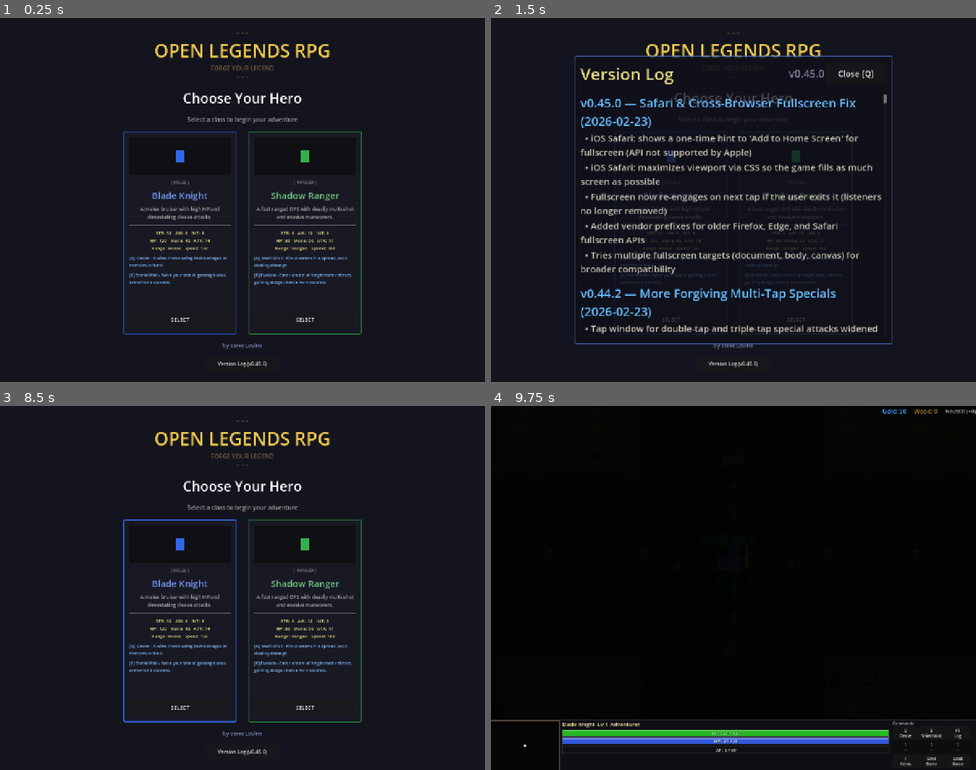
Above: before the commit, frames 1-4 (two rows, left to right).
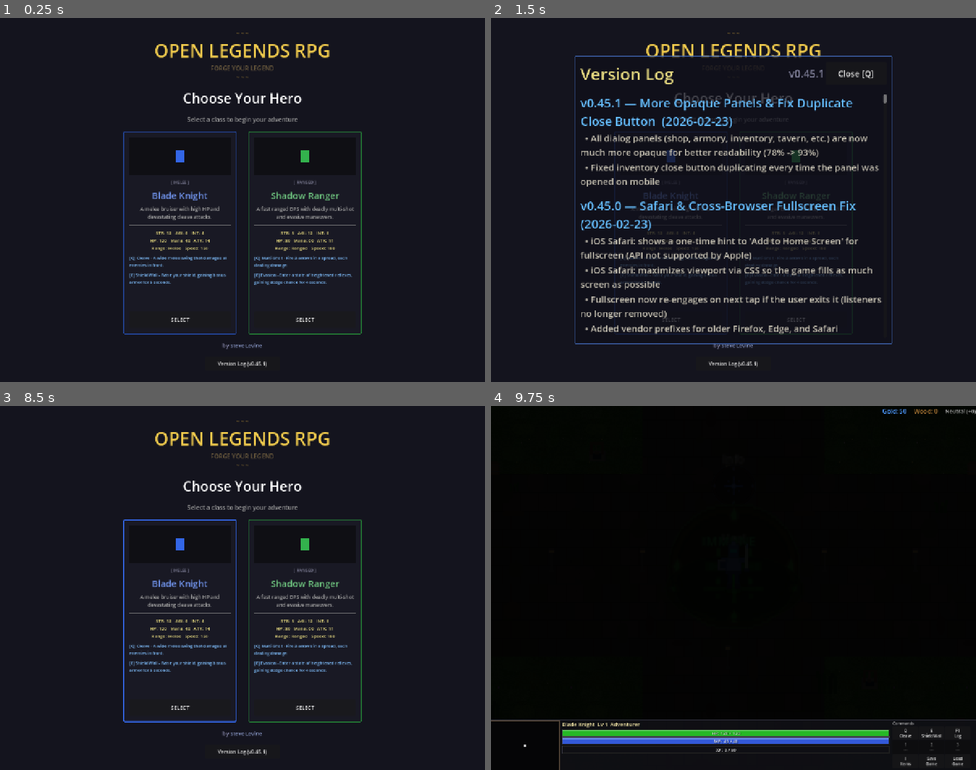
Above: after the commit, the same moments.

Repository: slxny/legends-open-rpg
Game: Godot game, scene res://scenes/main.tscn
Same seed, same stepped clock (60 frames per second), same inputs: the game is played once before the commit and once after it.
Inputs (mouse positions are in pixels of both pictures, inside the frame that each line leads up to):
- Up to frame 1 (0.25 s): no input
- Up to frame 2 (1.5 s): click "Version Log (v0.45.0)" (after the commit: "Version Log (v0.45.1)") at 0.5 s; click "SELECT" at 1.25 s
- Up to frame 3 (8.5 s): click "SELECT" at 2 s; tap Enter at 2.75, 4.25, 5.75 s; move the mouse to (349, 569) at 2.77 s; hold D (move_right) 2.78-3.5 s; hold Q (ability_1) 2.78-3.5 s; click (349, 569) at 2.92 s; tap Space (attack) at 3.5, 6.5 s; drag from (145, 606) to (218, 660) at 3.52 s; move the mouse to (291, 507) at 4.27 s; hold D (move_right) 4.28-5 s; hold Space (attack) 4.28-5 s; drag from (218, 660) to (97, 533) at 5.02 s; move the mouse to (388, 642) at 5.77 s; hold A (move_left) 5.78-6.5 s; tap 1 at 5.85 s; tap I (toggle_inventory) at 6.4 s; drag from (97, 533) to (169, 497) at 6.52 s; move the mouse to (266, 588) at 7.27 s; hold S (move_down) 7.28-8 s; tap 3 at 7.35 s; click (266, 588) at 7.42 s; tap Escape (ui_cancel) at 7.9 s; drag from (169, 497) to (145, 606) at 8.02 s
- Up to frame 4 (9.75 s): move the mouse to (840, 569) at 8.77 s; hold W (move_up) 8.78-9.5 s; hold Q (ability_1) 8.78-9.5 s; drag from (636, 606) to (709, 660) at 9.52 s

The runs differ from the first frame. In frame 1, less than 0.1% of the frame differs, in the area x 54-55%, y 94-96%; in frame 2, 9.6%, in the area x 18-81%, y 14-96%; in frame 3, less than 0.1%; in frame 4, nothing differs.

Commit message:
Make panels more opaque (78% -> 93%) and fix duplicate inventory X button
Panel opacity raised from 0.78 to 0.93 across all 7 dialog scenes
(armory, shop, inventory, tavern, woodworking, hero stats, pause menu)
so text is much easier to read against the game world.

Fixed inventory close button multiplying on mobile — _detect_mobile()
ran every open and created a new Button.new() without checking if one
already existed. Now uses get_node_or_null() guard to create it only
once.

https://claude.ai/code/session_01L3b9EJLMRKJDXXWSLJCZYh

Diff:
--- a/scenes/ui/armory_dialog.tscn
+++ b/scenes/ui/armory_dialog.tscn
@@ -18,7 +18,7 @@
 offset_bottom = 200.0
 grow_horizontal = 2
 grow_vertical = 2
-self_modulate = Color(1, 1, 1, 0.78)
+self_modulate = Color(1, 1, 1, 0.93)
 
 [node name="MarginContainer" type="MarginContainer" parent="Panel"]
 layout_mode = 2
--- a/scenes/ui/changelog_dialog.gd
+++ b/scenes/ui/changelog_dialog.gd
@@ -9,9 +9,18 @@
 var _is_visible: bool = false
 var _is_mobile: bool = false
 
-const GAME_VERSION := "v0.45.0"
+const GAME_VERSION := "v0.45.1"
 
 const CHANGELOG: Array[Dictionary] = [
+	{
+		"version": "v0.45.1",
+		"title": "More Opaque Panels & Fix Duplicate Close Button",
+		"date": "2026-02-23",
+		"entries": [
+			"All dialog panels (shop, armory, inventory, tavern, etc.) are now much more opaque for better readability (78% -> 93%)",
+			"Fixed inventory close button duplicating every time the panel was opened on mobile",
+		]
+	},
 	{
 		"version": "v0.45.0",
 		"title": "Safari & Cross-Browser Fullscreen Fix",
--- a/scenes/ui/hero_stats_panel.tscn
+++ b/scenes/ui/hero_stats_panel.tscn
@@ -25,7 +25,7 @@
 offset_bottom = 260.0
 grow_horizontal = 2
 grow_vertical = 2
-self_modulate = Color(1, 1, 1, 0.78)
+self_modulate = Color(1, 1, 1, 0.93)
 
 [node name="MarginContainer" type="MarginContainer" parent="Panel"]
 layout_mode = 2
--- a/scenes/ui/inventory_screen.gd
+++ b/scenes/ui/inventory_screen.gd
@@ -100,15 +100,18 @@
 		bag_tab_btn.custom_minimum_size.y = 80
 		detail_label.add_theme_font_size_override("font_size", 34)
 		stats_label.add_theme_font_size_override("font_size", 32)
-		# Replace keyboard hint with close button
-		var close_hint = $Panel/MarginContainer/VBox/TopBar/CloseHint
-		close_hint.queue_free()
-		var close_btn = Button.new()
-		close_btn.text = "X"
-		close_btn.custom_minimum_size = Vector2(140, 100)
-		close_btn.add_theme_font_size_override("font_size", 52)
-		close_btn.pressed.connect(toggle)
-		$Panel/MarginContainer/VBox/TopBar.add_child(close_btn)
+		# Replace keyboard hint with close button (only once)
+		var close_hint = $Panel/MarginContainer/VBox/TopBar.get_node_or_null("CloseHint")
+		if close_hint:
+			close_hint.queue_free()
+		if not $Panel/MarginContainer/VBox/TopBar.get_node_or_null("MobileCloseBtn"):
+			var close_btn = Button.new()
+			close_btn.name = "MobileCloseBtn"
+			close_btn.text = "X"
+			close_btn.custom_minimum_size = Vector2(140, 100)
+			close_btn.add_theme_font_size_override("font_size", 52)
+			close_btn.pressed.connect(toggle)
+			$Panel/MarginContainer/VBox/TopBar.add_child(close_btn)
 	else:
 		# Desktop: compact right-side panel, stops above the 115px bottom HUD
 		panel.anchor_left = 1.0
--- a/scenes/ui/inventory_screen.tscn
+++ b/scenes/ui/inventory_screen.tscn
@@ -16,7 +16,7 @@
 offset_bottom = -120.0
 grow_horizontal = 0
 grow_vertical = 2
-self_modulate = Color(1, 1, 1, 0.78)
+self_modulate = Color(1, 1, 1, 0.93)
 
 [node name="MarginContainer" type="MarginContainer" parent="Panel"]
 layout_mode = 2
--- a/scenes/ui/pause_menu.tscn
+++ b/scenes/ui/pause_menu.tscn
@@ -31,5 +31,5 @@
 offset_bottom = 220.0
 grow_horizontal = 2
 grow_vertical = 2
-self_modulate = Color(1, 1, 1, 0.78)
+self_modulate = Color(1, 1, 1, 0.93)
 theme_override_styles/panel = SubResource("StyleBoxFlat_pause")
--- a/scenes/ui/shop_dialog.tscn
+++ b/scenes/ui/shop_dialog.tscn
@@ -18,4 +18,4 @@
 offset_bottom = 280.0
 grow_horizontal = 2
 grow_vertical = 2
-self_modulate = Color(1, 1, 1, 0.78)
+self_modulate = Color(1, 1, 1, 0.93)
--- a/scenes/ui/tavern_dialog.tscn
+++ b/scenes/ui/tavern_dialog.tscn
@@ -18,7 +18,7 @@
 offset_bottom = 220.0
 grow_horizontal = 2
 grow_vertical = 2
-self_modulate = Color(1, 1, 1, 0.78)
+self_modulate = Color(1, 1, 1, 0.93)
 
 [node name="MarginContainer" type="MarginContainer" parent="Panel"]
 layout_mode = 2
--- a/scenes/ui/woodworking_dialog.tscn
+++ b/scenes/ui/woodworking_dialog.tscn
@@ -18,7 +18,7 @@
 offset_bottom = 250.0
 grow_horizontal = 2
 grow_vertical = 2
-self_modulate = Color(1, 1, 1, 0.78)
+self_modulate = Color(1, 1, 1, 0.93)
 
 [node name="MarginContainer" type="MarginContainer" parent="Panel"]
 layout_mode = 2
